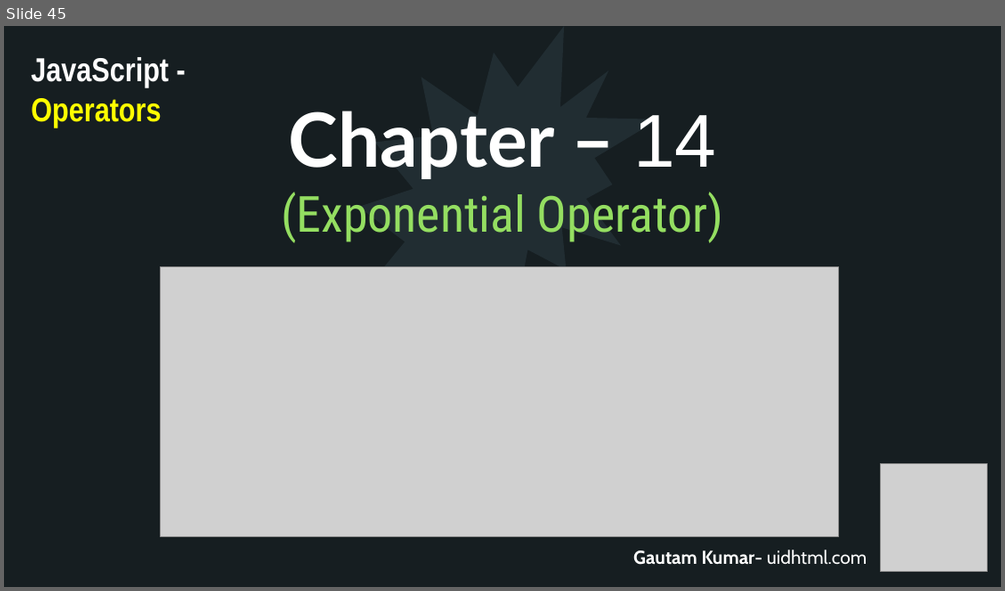
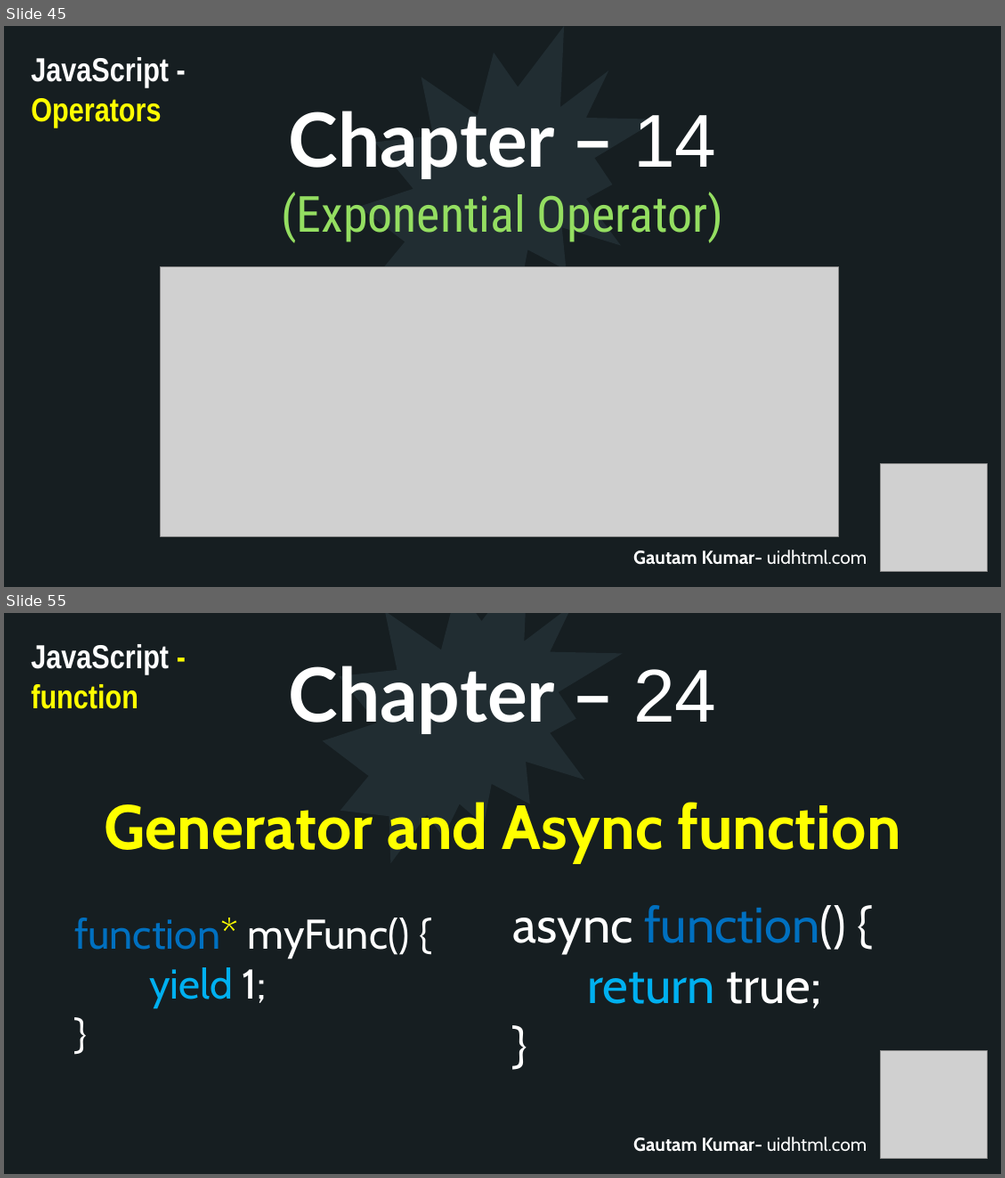
Before and after one commit to uidhtml/javascript-tutorials, a slide deck: Javascript Tutorials.pptx. Shown one above the other, each under a label of ours: slide 45 before the commit, slides 45 and 55 after it; the slides between them are not shown. The pictures are 1005x591 and 1005x1178 pixels, drawn with LibreOffice and Linux fonts; fonts in the diff are those of the drawing; grey boxes stand for pictures. Boxes give left, top, right and bottom in pixels: in the first picture for what was removed or moved away, otherwise in the second. Text is boxed around its words. In the diff, an @@ line names an element or a change of style, - is before the commit and + after.

Commit message:
Added chapter 15

```diff
--- a/Javascript Tutorials.pptx
+++ b/Javascript Tutorials.pptx
@@ slide 55 added at box(4, 613, 1001, 1174), background #2C3C43; not listed: 10 template elements that a slide beside it also shows @@
@@ rectangle added at box(4, 613, 1001, 1174), fill #161E22 @@
@@ irregular seal added at box(323, 613, 623, 863), fill #212D32 @@
@@ text added at box(31, 644, 169, 709), 32 pt, text #FFFFFF, bold @@
+JavaScript - function
@@ title added at box(288, 666, 716, 734), 72 pt, text #FFFFFF, bold @@
+Chapter – 24
@@ text added at box(105, 802, 900, 863), 60 pt, text #FFFF00, bold @@
+Generator and Async function
@@ text added at box(513, 905, 846, 1008), 48 pt, text #FFFFFF @@
+async function() {
+return true;
+}
@@ text added at box(74, 917, 410, 1008), 40 pt, text #FFFFFF @@
+function* myFunc() {
+yield 1;
+}
@@ picture added at box(881, 1051, 988, 1159) @@
@@ text added at box(633, 1136, 866, 1151), 18 pt, text #FFFFFF, bold @@
+Gautam Kumar- uidhtml.com
```
Also in this commit, not shown: 3 slides changed, 9 other slides added, 6 other files.
